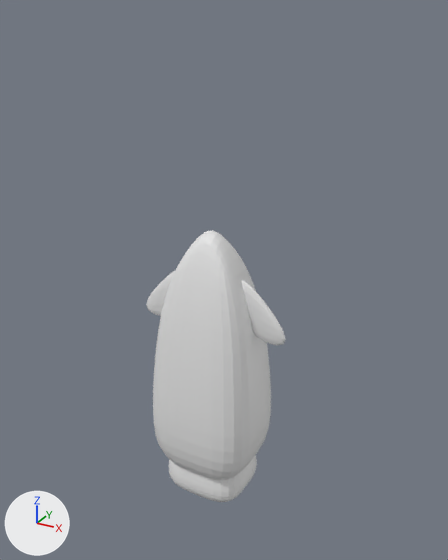
A saved change to the Blender file blender/parts_option_f2_squid.blend.
The view is the same before and after, from a 50 mm camera at (17.8, -30.7, 24.3) aimed at (0.4, 0.8, 8.5). The lights are fixed; the arrows at lower left show +X, +Y and +Z.

Script lines for the objects in view, before the commit:
```python
me_立方体_007 = bpy.data.meshes.new('立方体.007')
me_立方体_007.from_pydata(...)  # 100 vertices, 92 faces; spans x -3.92..3.95, y -1.45..1.45, z -1.71..3.09
ob_立方体_031 = bpy.data.objects.new('立方体.031', me_立方体_007)
ob_立方体_031.location = (0.0, 0.0, 0.0)
ob_立方体_031.scale = (1.58, 2.21, 4.21)
_m = ob_立方体_031.modifiers.new('細分化', 'SUBSURF')
_m.levels = 3
_m.render_levels = 1
```
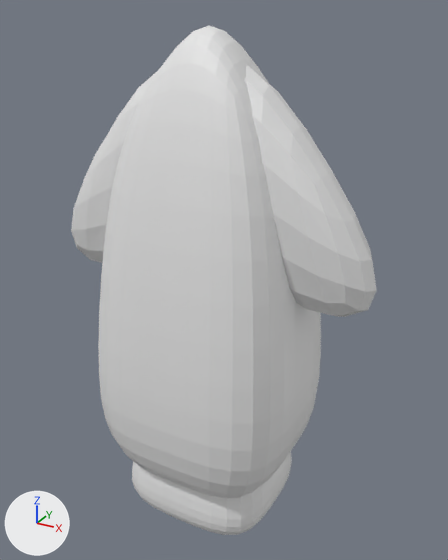
Pixel boxes (x1, y1, x2, y2) of what changed, in the pictures (448 x 560 px):
'立方体.031', reshaped, moved, rescaled (59% wider, 73% taller): before (146, 230, 286, 502); after (98, 26, 321, 498)
'立方体.002', added: after (245, 66, 377, 317)
'立方体.003', added: after (132, 451, 292, 535)
'立方体.001', added: after (71, 71, 158, 263)
part 1 of me_立方体_007, deleted: before (169, 455, 257, 502)
part 2 of me_立方体_007, deleted: before (242, 280, 286, 345)
part 3 of me_立方体_007, deleted: before (146, 271, 175, 316)

Edits to the bpy script that builds the scene:
```text
Change me_立方体_007:
    where me_立方体_007.from_pydata(...)  # 100 vertices, 92 faces; spans x -3.92..3.95, y -1.45..1.45, z -1.71..3.09
    used by ob_立方体_031; location = (0.0, 0.0, 0.0); scale = (1.58, 2.21, 4.21)
    me_立方体_007 part 1: the loose piece of 42 vertices spanning x -1.84..1.84, y -1.13..1.13, z -1.71..-0.24 is deleted
    me_立方体_007 part 2: the loose piece of 8 vertices spanning x 0.64..3.95, y -0.17..0.17, z 1.18..2.6 is deleted
    me_立方体_007 part 3: the loose piece of 8 vertices spanning x -3.92..-0.61, y -0.17..0.17, z 1.17..2.59 is deleted
Add me_立方体_004:
    me_立方体_004.from_pydata([(1.17, -0.17, 1.18), (1.17, 0.17, 1.18), (0.64, -0.17, 2.6), (3.95, -0.17, 1.2), (3.95, 0.17, 1.2), (2.75, -0.17, 1.78), (2.75, 0.17, 1.78), (0.64, 0.17, 2.6)], [], [(1, 4, 3, 0), (0, 2, 7, 1), (3, 5, 2, 0), (4, 6, 5, 3), (6, 7, 2, 5), (1, 7, 6, 4)])
Add me_立方体_003:
    me_立方体_003.from_pydata(...)  # 42 vertices, 40 faces; spans x -1.84..1.84, y -1.13..1.13, z -1.71..-0.24
Change ob_立方体_031:
    ob_立方体_031.location: (0.0, 0.0, 0.0) -> (0.0, 0.0, 3.64)
    ob_立方体_031.scale: (1.58, 2.21, 4.21) -> (2.82, 4.15, 6.94)
Add ob_立方体_002:
    ob_立方体_002 = bpy.data.objects.new('立方体.002', me_立方体_004)
    ob_立方体_002.location = (-4.37, 0.0, -10.21)
    ob_立方体_002.scale = (4.5, 16.3, 14.6)
    _m = ob_立方体_002.modifiers.new('細分化', 'SUBSURF')
    _m.levels = 3
    _m.render_levels = 1
Add ob_立方体_003:
    ob_立方体_003 = bpy.data.objects.new('立方体.003', me_立方体_003)
    ob_立方体_003.location = (0.0, 0.0, 3.64)
    ob_立方体_003.scale = (2.82, 4.15, 6.94)
    _m = ob_立方体_003.modifiers.new('細分化', 'SUBSURF')
    _m.levels = 3
    _m.render_levels = 1
Add ob_立方体_001:
    ob_立方体_001 = bpy.data.objects.new('立方体.001', me_立方体_004.copy())
    ob_立方体_001.location = (3.99, 0.0, -10.21)
    ob_立方体_001.scale = (-4.5, 16.3, 14.6)
    _m = ob_立方体_001.modifiers.new('細分化', 'SUBSURF')
    _m.levels = 3
    _m.render_levels = 1
```
